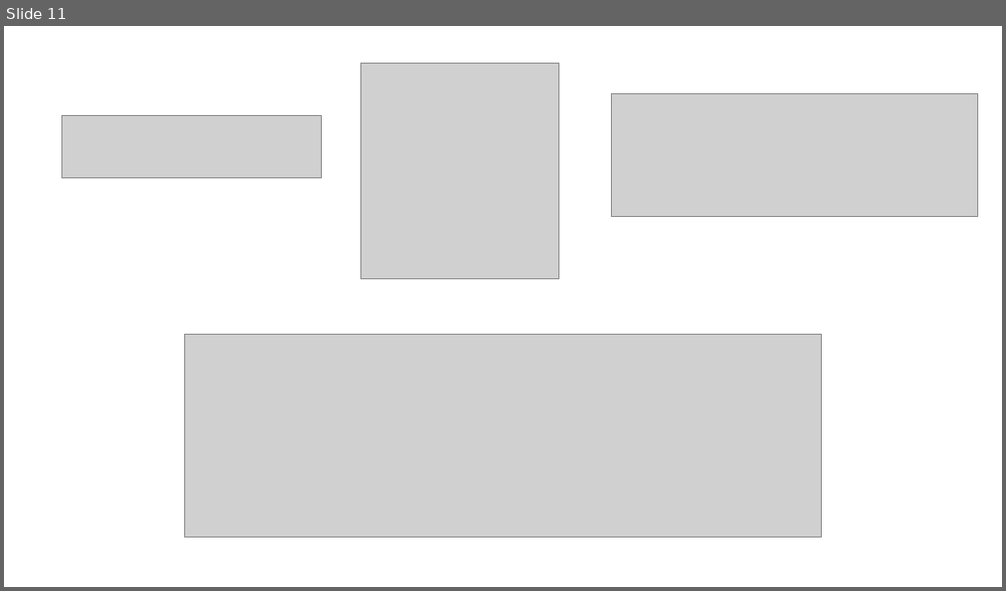
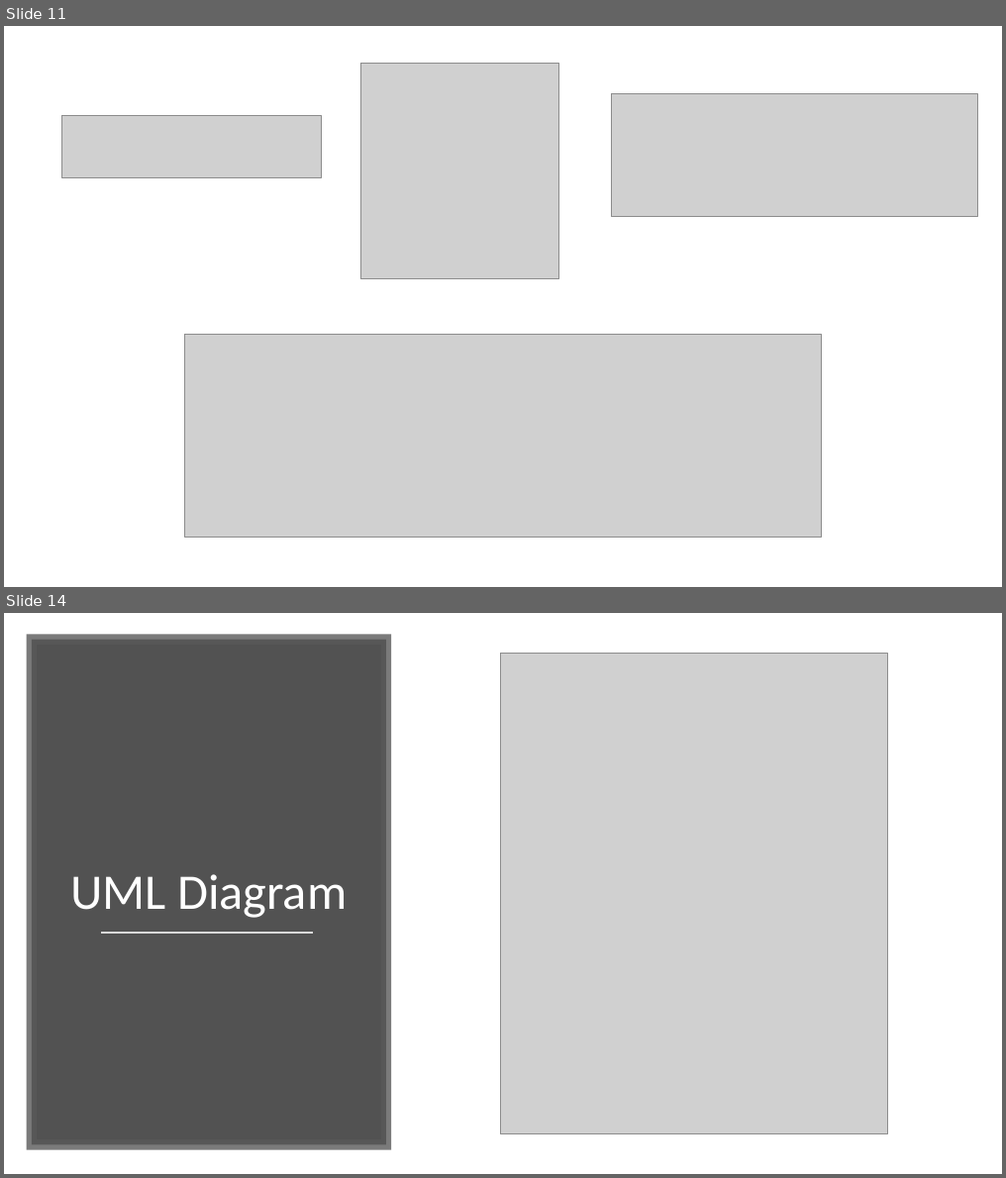
Before and after one commit to alco139/asos, a slide deck: Prezentacia.pptx. Shown one above the other, each under a label of ours: slide 11 before the commit, slides 11 and 14 after it; the slides between them are not shown. The pictures are 1006x591 and 1006x1178 pixels, drawn with LibreOffice and Linux fonts; fonts in the diff are those of the drawing; grey boxes stand for pictures. Boxes give left, top, right and bottom in pixels: in the first picture for what was removed or moved away, otherwise in the second. Text is boxed around its words. In the diff, an @@ line names an element or a change of style, - is before the commit and + after.

```diff
--- a/Prezentacia.pptx
+++ b/Prezentacia.pptx
@@ slide 14 added at <box>4,613,1002,1174</box>, background #FFFFFF @@
@@ rectangle added at <box>32,639,386,1146</box>, fill #404040 at 90% opacity, outline #595959 10 pt @@
@@ picture added at <box>500,654,888,1135</box> @@
@@ title added at <box>70,874,347,918</box>, 48 pt, text #FFFFFF @@
+UML Diagram
@@ line added from (101, 934) to (313, 934), #D9D9D9 1.75 pt @@
```
Also in this commit, not shown: 5 other slides added.
